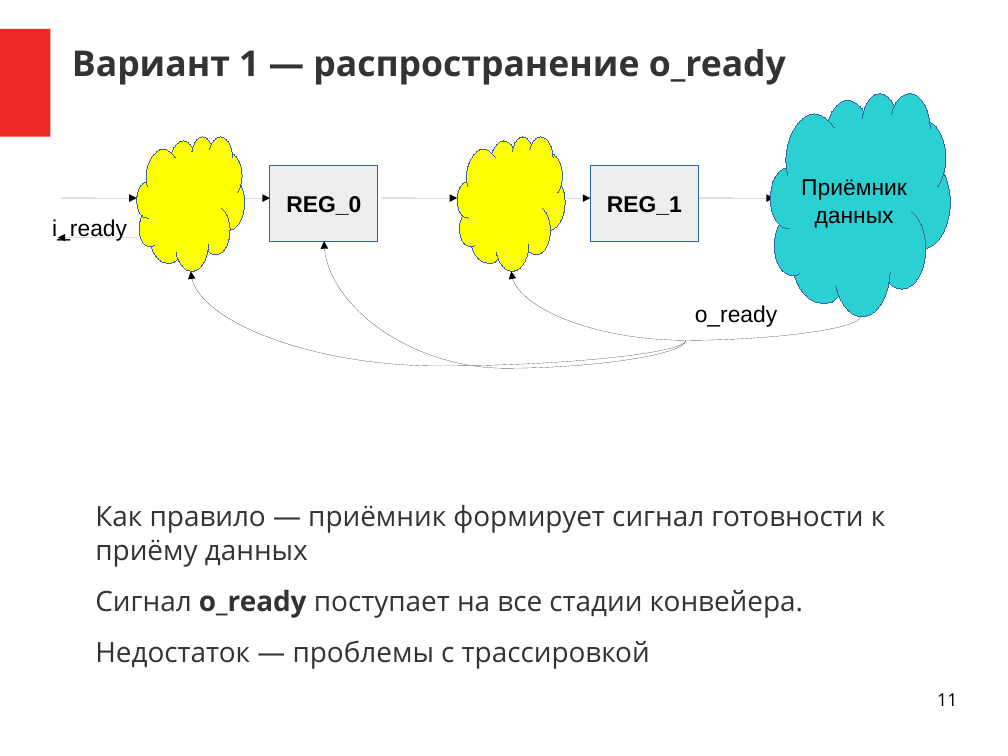
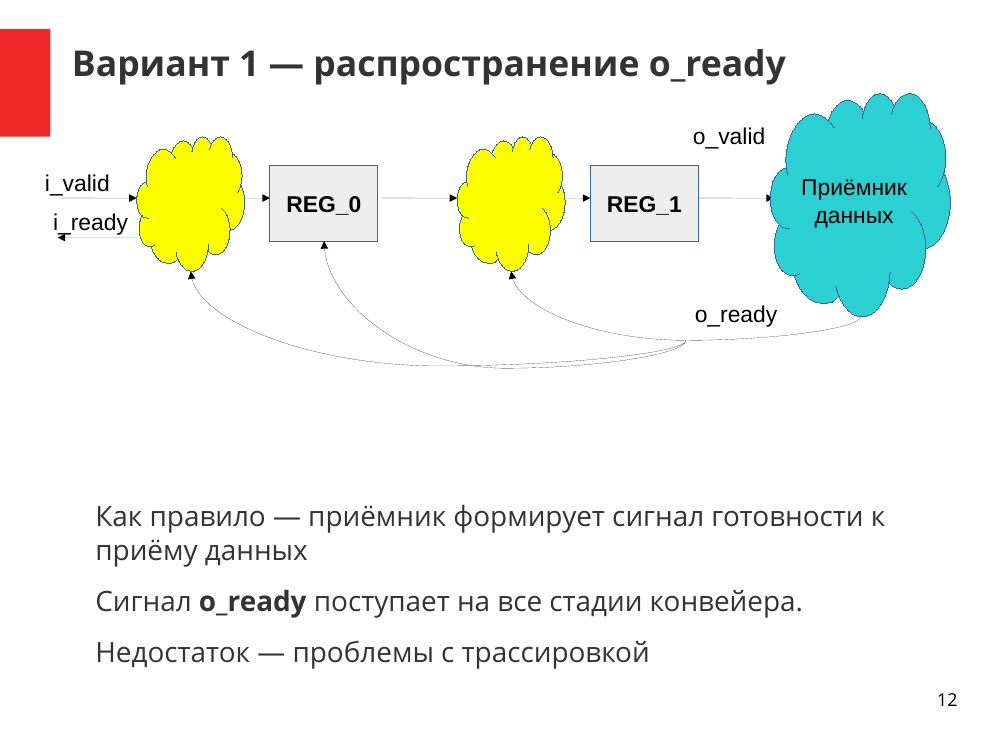
Before and after one commit to DigitalDesignSchool/2021dev, a slide deck: slide 12 of examples/presentation/pr_1.odp (slide 11 before the commit). Drawn at 1008x756 pixels with LibreOffice and Linux fonts; fonts in the diff are those of the drawing. Boxes give left, top, right and bottom in pixels: in the first picture for what was removed or moved away, otherwise in the second. Text is boxed around its words. In the diff, an @@ line names an element or a change of style, - is before the commit and + after.

```diff
--- a/examples/presentation/pr_1.odp
+++ b/examples/presentation/pr_1.odp
@@ text added at box(693, 127, 765, 149), 18 pt, text #000000 @@
+o_valid
@@ text added at box(45, 174, 110, 196), 18 pt, text #000000 @@
+i_valid
@@ text "i_ready": place and size @@
-text "i_ready" at box(52, 219, 127, 241)
+text "i_ready" at box(53, 213, 128, 236)
@@ page number at box(937, 693, 957, 706): text changed @@
-11
+12
```
Also in this commit, not shown: 8 other slides changed, 5 slides added, 8 other files.
